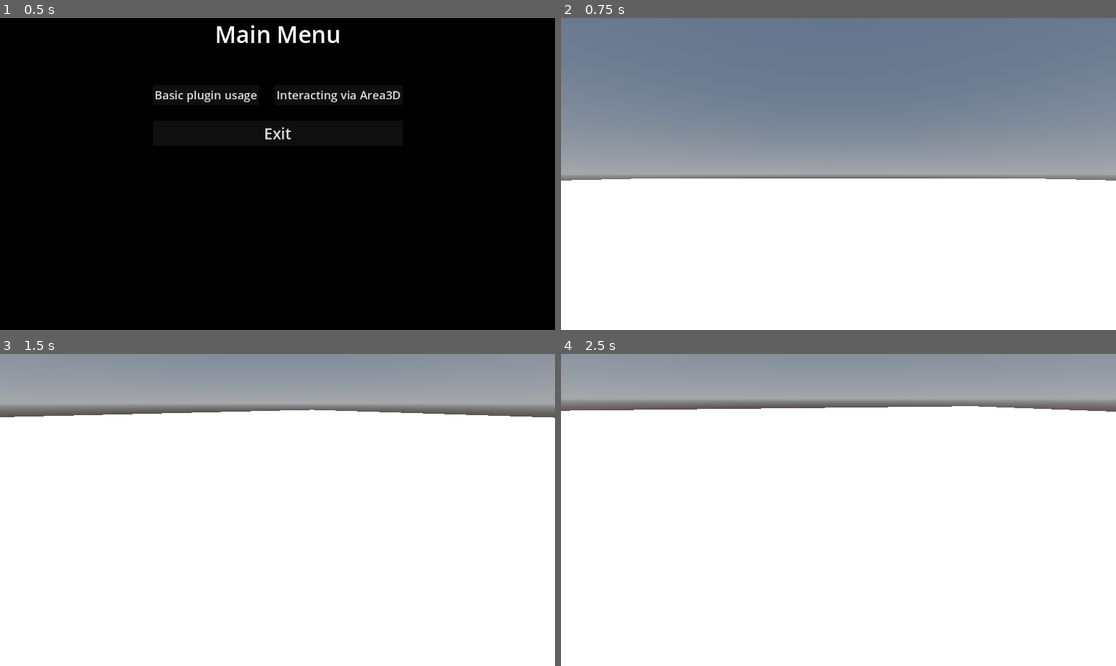
Above: before the commit, frames 1-4 (two rows, left to right).
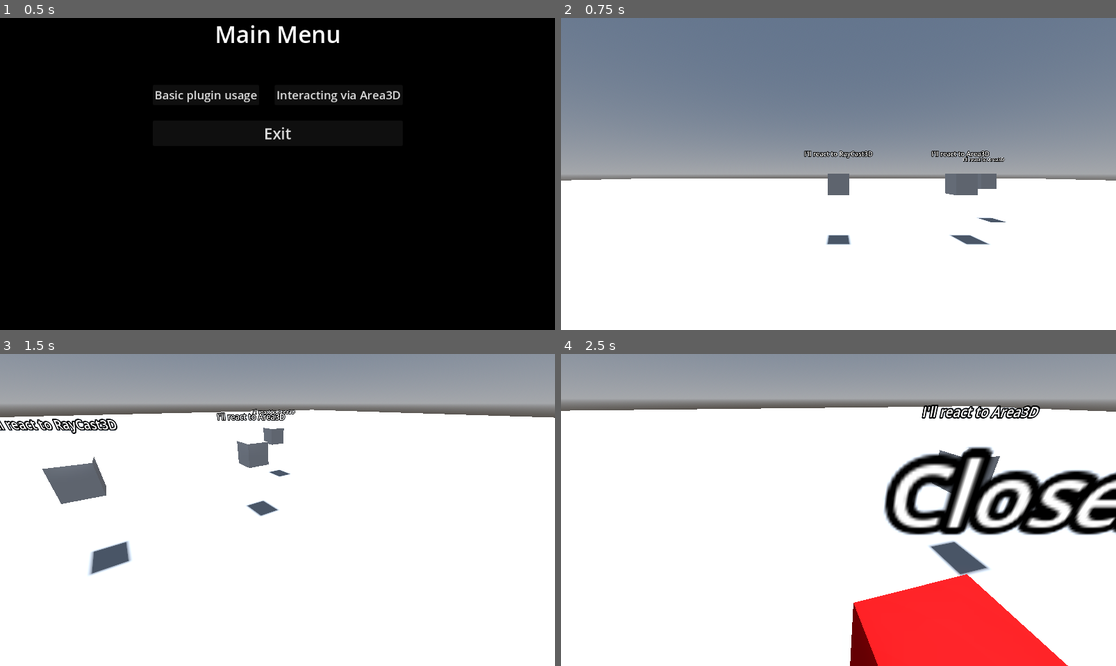
Above: after the commit, the same moments.

Repository: MASSHUU12/godot-interaction-system
Game: Godot game, scene res://examples/ui/main_menu/MainMenu.tscn
Two runs of this game, one before a commit and one after it. Both use one fixed random seed, a clock stepped at 60 frames per second and the inputs below.
Inputs (mouse positions are in pixels of both pictures, inside the frame that each line leads up to):
- Up to frame 1 (0.5 s): no input
- Up to frame 2 (0.75 s): click "Basic plugin usage" at 0.5 s
- Up to frame 3 (1.5 s): tap Enter (ui_accept) at 1.25 s; move the mouse to (305, 510) at 1.27 s; hold W (move_forward) from 1.28 s (still down)
- Up to frame 4 (2.5 s): keep holding W (move_forward); tap Enter (ui_accept) at 1.52, 2.27 s; move the mouse to (810, 510) at 2.02 s

Frame 1 is identical in both runs. In frame 2, 1.5% of the frame differs, in the area x 43-81%, y 42-73%; in frame 3, 3.2%; in frame 4, 16%, in the area x 52-100%, y 16-100%.

Commit message:
Create example 1

Diff:
--- a/examples/scenes/example1/Example1.tscn
+++ b/examples/scenes/example1/Example1.tscn
@@ -1,6 +1,8 @@
-[gd_scene load_steps=8 format=3 uid="uid://dbqb3tuoir5kk"]
+[gd_scene load_steps=10 format=3 uid="uid://dbqb3tuoir5kk"]
 
 [ext_resource type="PackedScene" uid="uid://du6bihucf482u" path="res://examples/scenes/example1/player/Player.tscn" id="1_iu13m"]
+[ext_resource type="PackedScene" uid="uid://cq363vlrx7o7b" path="res://examples/scenes/example1/interactable/focus_unfocus_box/FocusUnfocusBox.tscn" id="2_msqq1"]
+[ext_resource type="PackedScene" uid="uid://c8at26tbey4sx" path="res://examples/scenes/example1/interactable/closest_not_closest_box/ClosestNotClosestBox.tscn" id="3_pc0ts"]
 
 [sub_resource type="StandardMaterial3D" id="StandardMaterial3D_lef4p"]
 albedo_color = Color(0.717647, 0.717647, 0.717647, 1)
@@ -30,6 +32,9 @@
 
 [node name="Example1" type="Node3D"]
 
+[node name="Player" parent="." instance=ExtResource("1_iu13m")]
+transform = Transform3D(1, 0, 0, 0, 1, 0, 0, 0, 1, 0, 1, 0)
+
 [node name="Environment" type="Node3D" parent="."]
 
 [node name="Floor" type="MeshInstance3D" parent="Environment"]
@@ -48,5 +53,13 @@
 transform = Transform3D(1, 0, 0, 0, -0.302752, 0.953069, 0, -0.953069, -0.302752, 0, 3.62736, 0)
 shadow_enabled = true
 
-[node name="Player" parent="." instance=ExtResource("1_iu13m")]
-transform = Transform3D(1, 0, 0, 0, 1, 0, 0, 0, 1, 0, 1, 0)
+[node name="Interactable" type="Node3D" parent="."]
+transform = Transform3D(1, 0, 0, 0, 1, 0, 0, 0, 1, 0, 1.25, -5)
+
+[node name="FocusUnfocusBox" parent="Interactable" instance=ExtResource("2_msqq1")]
+
+[node name="ClosestNotClosestBox" parent="Interactable" instance=ExtResource("3_pc0ts")]
+transform = Transform3D(1, 0, 0, 0, 1, 0, 0, 0, 1, 3, 0, 0)
+
+[node name="ClosestNotClosestBox2" parent="Interactable" instance=ExtResource("3_pc0ts")]
+transform = Transform3D(1, 0, 0, 0, 1, 0, 0, 0, 1, 5, 0, -2)
--- /dev/null
+++ b/examples/scenes/example1/interactable/closest_not_closest_box/ClosestNotClosestBox.gd
@@ -0,0 +1,24 @@
+extends Interactable
+
+@onready var text: Label3D = $Text
+@onready var mesh_instance_3d: MeshInstance3D = $MeshInstance3D
+@onready var material: Resource = preload("res://examples/assets/materials/InteractableMaterial.tres").duplicate()
+
+
+func _ready() -> void:
+	mesh_instance_3d.material_override = material
+
+
+func _on_closest(_interactor: Interactor) -> void:
+	text.text = "Closest"
+	material.albedo_color = Color("red")
+
+
+func _on_not_closest(_interactor: Interactor) -> void:
+	text.text = "Not closest"
+	material.albedo_color = Color("white")
+
+
+func _on_interacted(_interactor: Interactor) -> void:
+	text.text = "Interacted"
+	mesh_instance_3d.rotate_z(45)
--- /dev/null
+++ b/examples/scenes/example1/interactable/closest_not_closest_box/ClosestNotClosestBox.tscn
@@ -0,0 +1,31 @@
+[gd_scene load_steps=5 format=3 uid="uid://c8at26tbey4sx"]
+
+[ext_resource type="Script" path="res://examples/scenes/example1/interactable/closest_not_closest_box/ClosestNotClosestBox.gd" id="1_itqkl"]
+[ext_resource type="Material" uid="uid://cqq1aajgrjpyk" path="res://examples/assets/materials/InteractableMaterial.tres" id="2_rew4q"]
+
+[sub_resource type="BoxShape3D" id="BoxShape3D_bywx5"]
+size = Vector3(0.5, 0.5, 0.5)
+
+[sub_resource type="BoxMesh" id="BoxMesh_h2eds"]
+material = ExtResource("2_rew4q")
+size = Vector3(0.5, 0.5, 0.5)
+
+[node name="ClosestNotClosestBox" type="Area3D"]
+collision_layer = 2
+collision_mask = 0
+script = ExtResource("1_itqkl")
+
+[node name="CollisionShape3D" type="CollisionShape3D" parent="."]
+shape = SubResource("BoxShape3D_bywx5")
+
+[node name="MeshInstance3D" type="MeshInstance3D" parent="."]
+mesh = SubResource("BoxMesh_h2eds")
+
+[node name="Text" type="Label3D" parent="."]
+transform = Transform3D(1, 0, 0, 0, 1, 0, 0, 0, 1, 0, 0.75, 0)
+billboard = 2
+text = "I'll react to Area3D"
+
+[connection signal="closest" from="." to="." method="_on_closest"]
+[connection signal="interacted" from="." to="." method="_on_interacted"]
+[connection signal="not_closest" from="." to="." method="_on_not_closest"]
--- /dev/null
+++ b/examples/scenes/example1/interactable/focus_unfocus_box/FocusUnfocusBox.gd
@@ -0,0 +1,24 @@
+extends Interactable
+
+@onready var text: Label3D = $Text
+@onready var mesh_instance_3d: MeshInstance3D = $MeshInstance3D
+@onready var material: Resource = preload("res://examples/assets/materials/InteractableMaterial.tres").duplicate()
+
+
+func _ready() -> void:
+	mesh_instance_3d.material_override = material
+
+
+func _on_focused(_interactor: Interactor) -> void:
+	text.text = "Focused"
+	material.albedo_color = Color("red")
+
+
+func _on_unfocused(_interactor: Interactor) -> void:
+	text.text = "Unfocused"
+	material.albedo_color = Color("white")
+
+
+func _on_interacted(_interactor: Interactor) -> void:
+	text.text = "Interacted"
+	mesh_instance_3d.rotate_z(45)
--- /dev/null
+++ b/examples/scenes/example1/interactable/focus_unfocus_box/FocusUnfocusBox.tscn
@@ -0,0 +1,31 @@
+[gd_scene load_steps=5 format=3 uid="uid://cq363vlrx7o7b"]
+
+[ext_resource type="Script" path="res://examples/scenes/example1/interactable/focus_unfocus_box/FocusUnfocusBox.gd" id="1_q3o6p"]
+[ext_resource type="Material" uid="uid://cqq1aajgrjpyk" path="res://examples/assets/materials/InteractableMaterial.tres" id="2_377xx"]
+
+[sub_resource type="BoxShape3D" id="BoxShape3D_fuw6l"]
+size = Vector3(0.5, 0.5, 0.5)
+
+[sub_resource type="BoxMesh" id="BoxMesh_o36hf"]
+material = ExtResource("2_377xx")
+size = Vector3(0.5, 0.5, 0.5)
+
+[node name="FocusUnfocusBox" type="Area3D"]
+collision_layer = 2
+collision_mask = 0
+script = ExtResource("1_q3o6p")
+
+[node name="CollisionShape3D" type="CollisionShape3D" parent="."]
+shape = SubResource("BoxShape3D_fuw6l")
+
+[node name="MeshInstance3D" type="MeshInstance3D" parent="."]
+mesh = SubResource("BoxMesh_o36hf")
+
+[node name="Text" type="Label3D" parent="."]
+transform = Transform3D(1, 0, 0, 0, 1, 0, 0, 0, 1, 0, 0.75, 0)
+billboard = 2
+text = "I'll react to RayCast3D"
+
+[connection signal="focused" from="." to="." method="_on_focused"]
+[connection signal="interacted" from="." to="." method="_on_interacted"]
+[connection signal="unfocused" from="." to="." method="_on_unfocused"]
